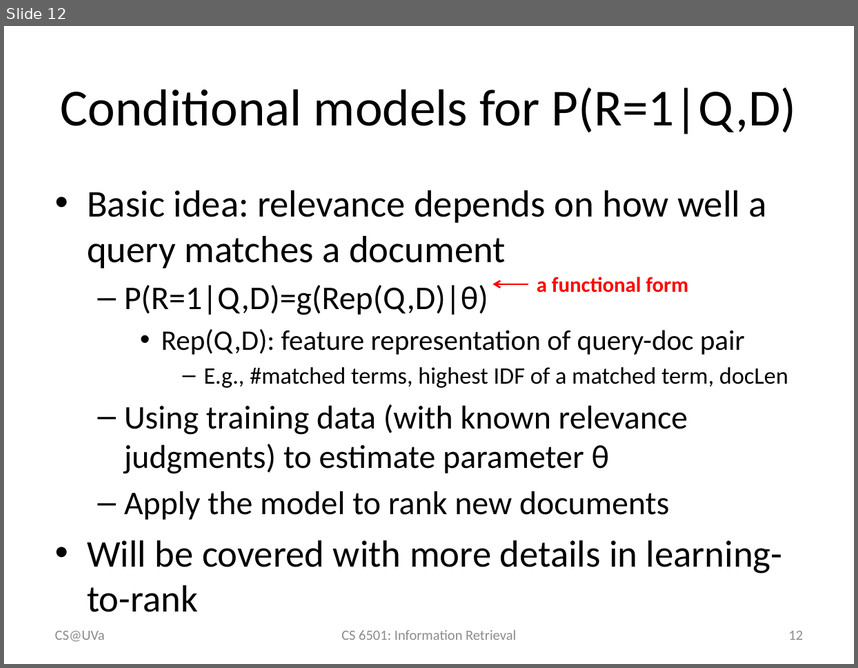
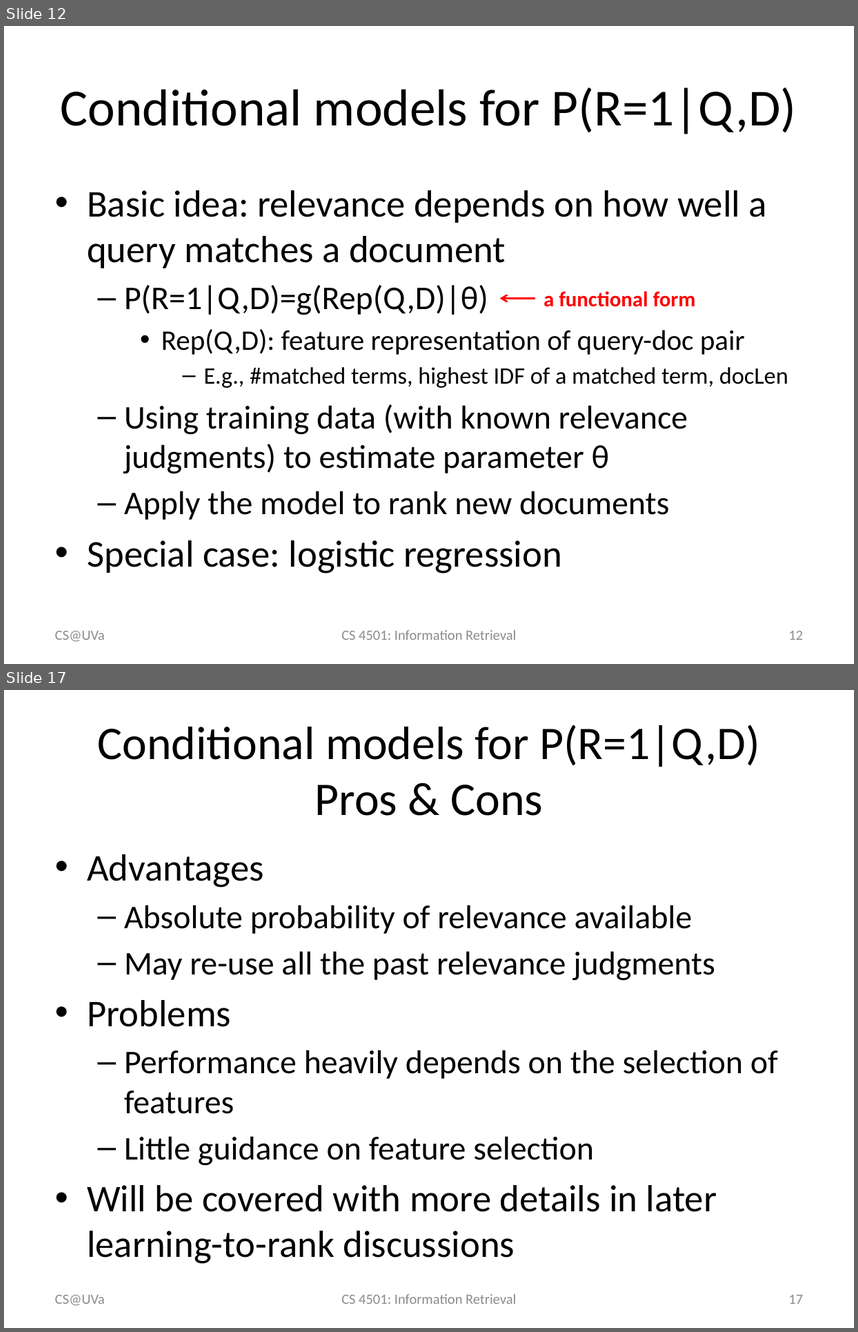
Before and after one commit to wang296/IR2015, a slide deck: docs/Probabilistic Ranking Principle.pptx. Shown one above the other, each under a label of ours: slide 12 before the commit, slides 12 and 17 after it; the slides between them are not shown. The pictures are 858x668 and 858x1332 pixels, drawn with LibreOffice and Linux fonts; fonts in the diff are those of the drawing. Boxes give left, top, right and bottom in pixels: in the first picture for what was removed or moved away, otherwise in the second. Text is boxed around its words. In the diff, an @@ line names an element or a change of style, - is before the commit and + after.

```diff
--- a/docs/Probabilistic Ranking Principle.pptx
+++ b/docs/Probabilistic Ranking Principle.pptx
@@ slide 17 added at <box>4,690,854,1328</box>, background #FFFFFF @@
@@ title added at <box>97,724,760,816</box>, 39.6 pt, text #000000 @@
+Conditional models for P(R=1|Q,D) Pros & Cons
@@ text added at <box>87,854,778,1263</box>, 28 pt, text #000000 @@
+• Advantages
+  – Absolute probability of relevance available
+  – May re-use all the past relevance judgments
+• Problems
+  – Performance heavily depends on the selection of features
+  – Little guidance on feature selection
+• Will be covered with more details in later learning-to-rank discussions
@@ text added at <box>55,1294,105,1305</box>, 12 pt, text #8C8C8C @@
+CS@UVa
@@ text added at <box>341,1294,516,1303</box>, 12 pt, text #8C8C8C @@
+CS 4501: Information Retrieval
@@ page number added at <box>789,1294,803,1303</box>, 12 pt, text #8C8C8C @@
+17
@@ slide 12 changed as well @@
@@ text "a functional form": place and size @@
-text "a functional form" at <box>537,276,688,292</box>
+text "a functional form" at <box>544,291,696,307</box>
@@ arrow moved from (528, 285) - (493, 285) to (535, 298) - (499, 298) @@
@@ text at <box>87,540,562,573</box>: text changed @@
-• Will be covered with more details in learning-to-rank
+• Special case: logistic regression
@@ text at <box>341,630,516,639</box>: text changed @@
-CS 6501: Information Retrieval
+CS 4501: Information Retrieval
```
Also in this commit, not shown: 30 other slides changed, 4 other slides added, 4 other files.
